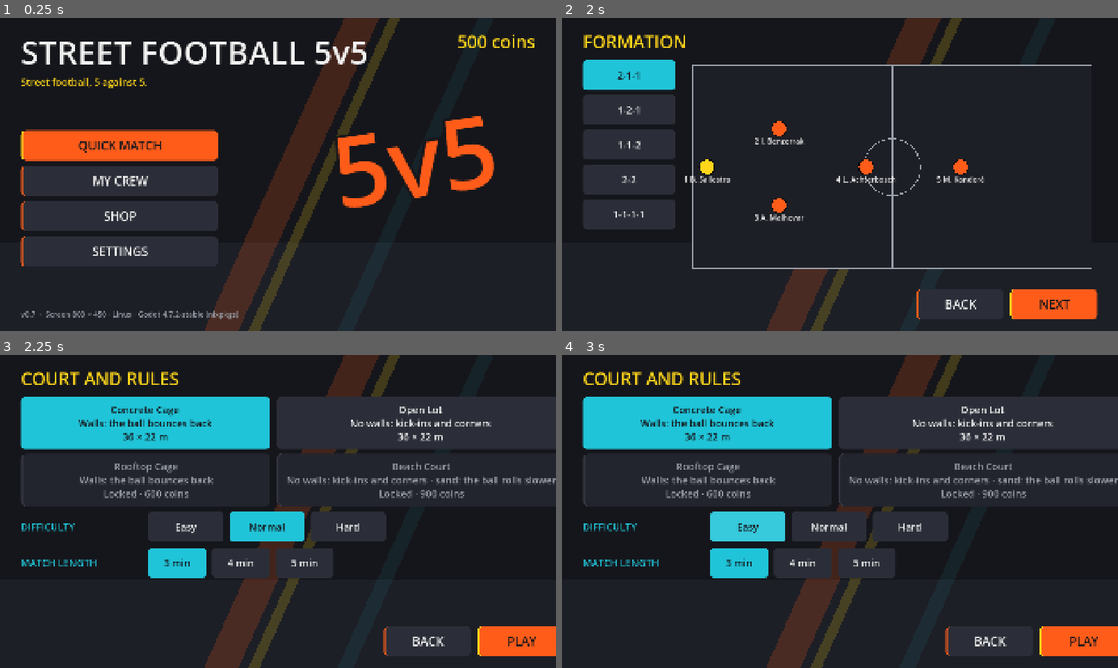
Above: before the commit, frames 1-4 (two rows, left to right).
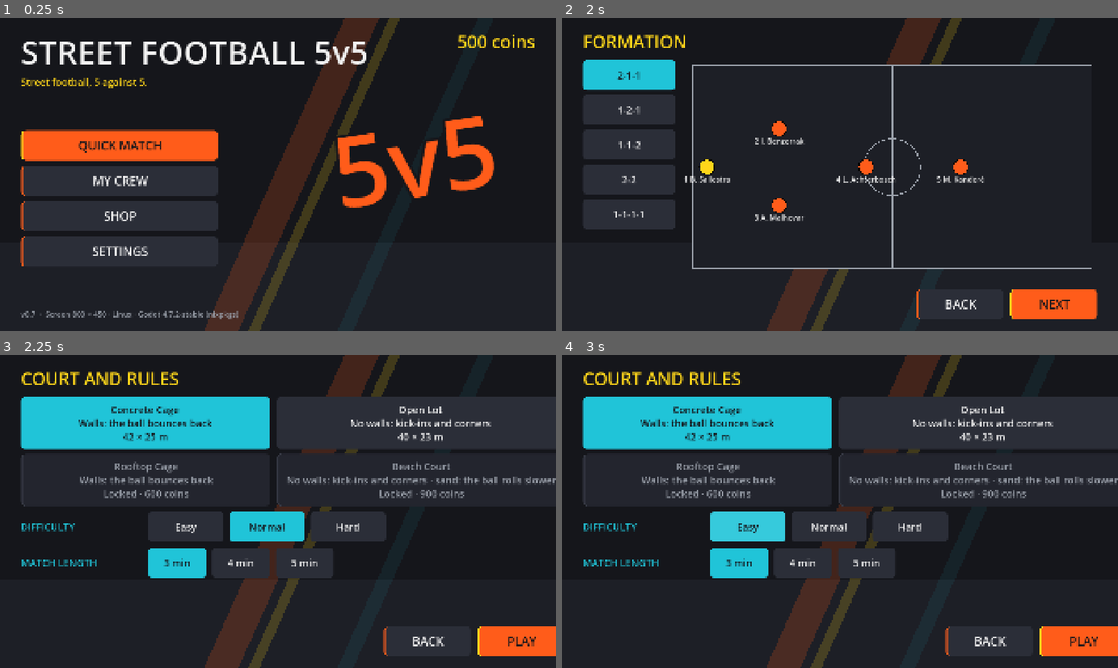
Above: after the commit, the same moments.

Repository: Ytyoussef123/RACING
Game: Godot game, scene res://scenes/menus/main_menu.tscn
Two runs of this game, one before a commit and one after it. Both use one fixed random seed, a clock stepped at 60 frames per second and the inputs below.
Inputs:
- Up to frame 1 (0.25 s): no input
- Up to frame 2 (2 s): click "QUICK MATCH" at 0.5 s; click "NEXT" at 1.25 s
- Up to frame 3 (2.25 s): click "NEXT" at 2 s
- Up to frame 4 (3 s): click "Easy" at 2.75 s

Frames 1-2 are identical in both runs. In frame 3, less than 0.1% of the frame differs, in the area x 22-78%, y 24-28%; in frame 4, less than 0.1%.

Commit message:
Street Football: kick wind-up, slide tackle on TACKLE, calmer runs after a pass, bigger pitches
- While a kick is held (power bar), the body winds up: the backswing of
  the pass or kick clip, then the strike on release.
- TACKLE always plays the slide tackle (the user's Soccer Tackle clip),
  even with nobody to tackle.
- After a pass, a give-and-go or a run in behind starts at running pace:
  no sprint until the jog time is over.
- Pitches: the two cages 36x22 -> 42x25 m (the user's size), Open Lot
  34x20 -> 40x23, Beach 32x20 -> 38x23.

Co-Authored-By: Claude Fable 5.2 <noreply@anthropic.com>
Claude-Session: https://claude.ai/code/session_01DzDgJmNS4phE2fFBij9fZM

Diff:
--- a/street-football/data/config/animation.json
+++ b/street-football/data/config/animation.json
@@ -86,7 +86,7 @@
 	"kick_arm_out": 55.0,
 	"kick_foot_reach": 0.6,
 	"kick_lunge_max": 0.25,
-	"tackle_seconds": 0.7,
+	"tackle_seconds": 0.9,
 	"tackle_lean_degrees": 25.0,
 	"tackle_drop": 0.12,
 	"tackle_leg_degrees": 60.0,
--- a/street-football/data/config/body.json
+++ b/street-football/data/config/body.json
@@ -8,15 +8,18 @@
 	"model_clips": {
 		"jog": {"file": "jog_forward.fbx"},
 		"jog_backward": {"file": "jog_backward.fbx"},
-		"pass": {"file": "soccer_pass.fbx", "start": 0.4},
-		"kick": {"file": "strike_forward_jog.fbx", "start": 0.43},
-		"kick_keeper": {"file": "drop_kick.fbx", "start": 2.07},
-		"tackle": {"file": "tackle_quick.fbx", "start": 0.1, "rate": 1.4, "out": 0.75},
+		"pass": {"file": "soccer_pass.fbx", "start": 0.4, "wind": 0.17},
+		"kick": {"file": "strike_forward_jog.fbx", "start": 0.43, "wind": 0.17},
+		"kick_keeper": {"file": "drop_kick.fbx", "start": 2.07, "wind": 0.2},
+		"tackle": {"file": "tackle_slide.fbx", "start": 0.45, "rate": 1.3, "out": 0.8},
 		"dive": {"file": "diving_save.fbx", "start": 1.0, "out": 0.8},
 		"catch": {"file": "keeper_catch.fbx", "start": 1.2},
 		"scoop": {"file": "keeper_scoop.fbx", "start": 0.6},
 		"place": {"file": "keeper_place.fbx", "start": 0.6}
 	},
+	"_windup": "While a kick is held the body goes to the clip's backswing (wind seconds before its start), fully from model_windup_full of the bar, with weight model_windup_weight.",
+	"model_windup_full": 0.35,
+	"model_windup_weight": 0.85,
 	"model_jog_stride": 2.1,
 	"model_jog_speed": 2.5,
 	"model_stride_stretch": 0.5,
--- a/street-football/data/courts/beach_sand.json
+++ b/street-football/data/courts/beach_sand.json
@@ -1,7 +1,7 @@
 {
 	"name_key": "COURT_BEACH",
-	"length": 34.0,
-	"width": 20.0,
+	"length": 38.0,
+	"width": 23.0,
 	"goal_width": 3.0,
 	"goal_height": 2.0,
 	"goal_depth": 1.0,
--- a/street-football/data/courts/cage_concrete.json
+++ b/street-football/data/courts/cage_concrete.json
@@ -1,7 +1,7 @@
 {
 	"name_key": "COURT_CAGE",
-	"length": 36.0,
-	"width": 22.0,
+	"length": 42.0,
+	"width": 25.0,
 	"goal_width": 3.0,
 	"goal_height": 2.0,
 	"goal_depth": 1.0,
--- a/street-football/data/courts/open_lot.json
+++ b/street-football/data/courts/open_lot.json
@@ -1,7 +1,7 @@
 {
 	"name_key": "COURT_OPEN",
-	"length": 36.0,
-	"width": 22.0,
+	"length": 40.0,
+	"width": 23.0,
 	"goal_width": 3.0,
 	"goal_height": 2.0,
 	"goal_depth": 1.0,
--- a/street-football/data/courts/rooftop_cage.json
+++ b/street-football/data/courts/rooftop_cage.json
@@ -1,7 +1,7 @@
 {
 	"name_key": "COURT_ROOFTOP",
-	"length": 32.0,
-	"width": 20.0,
+	"length": 42.0,
+	"width": 25.0,
 	"goal_width": 3.0,
 	"goal_height": 2.0,
 	"goal_depth": 1.0,
--- a/street-football/scripts/ai/after_pass.gd
+++ b/street-football/scripts/ai/after_pass.gd
@@ -3,7 +3,8 @@
 ## What a player does just after his pass (AI players, and the human's player once the control has
 ## gone to the receiver): he stops for a moment looking at the ball, then jogs to his next place
 ## (backward, still facing the ball, when that place is behind him; forward otherwise), and only
-## then runs again. A give-and-go or a run in behind starts right after the short stop.
+## then runs again. A give-and-go or a run in behind starts right after the short stop, at running
+## pace (no sprint) until the jog time is over.
 ## The other side winning the ball ends it at once. Numbers: data/config/ai.json (after_pass_*).
 
 
@@ -27,9 +28,10 @@
 		intent.sprint = false
 		intent.face = to_ball
 		return
+	intent.sprint = false
+	# A give-and-go or a run in behind: at running pace first, the sprint comes after.
 	if state.run_left > 0.0 or state.go_left > 0.0:
 		return
-	intent.sprint = false
 	intent.move = intent.move.limit_length(Steering.num("after_pass_jog_speed", 0.7))
 	if intent.move.dot(to_ball) < 0.0:
 		intent.face = to_ball
--- a/street-football/scripts/gameplay/model_body.gd
+++ b/street-football/scripts/gameplay/model_body.gd
@@ -91,7 +91,8 @@
 
 ## Poses the skeleton: the RigPose first, then the recorded jog when running, then the clip of
 ## `action` (if any) at `time` seconds, mirrored for side -1.
-func apply(p: RigPose, action: String, time: float, duration: float, side: float, keeper: bool) -> void:
+func apply(p: RigPose, action: String, time: float, duration: float, side: float, keeper: bool,
+		windup: String = "", windup_amount: float = 0.0) -> void:
 	if _skeleton == null:
 		return
 	var v := p.v
@@ -132,6 +133,13 @@
 	var loco: Animation = _clips.get("jog_backward" if _backward else "jog", null)
 	if loco != null and _run > 0.01:
 		hips_at.y = lerpf(hips_at.y, _blend_clip(locals, loco, _phase * loco.length, _run, false, hips_index, hips_at.y), _run)
+	# Wind-up while a kick is being charged: the clip's backswing, before its contact.
+	var wind_key := windup + "_keeper" if keeper and _clips.has(windup + "_keeper") else windup
+	if action.is_empty() and windup_amount > 0.01 and _clips.has(wind_key):
+		var wind_setup: Dictionary = _setups[wind_key]
+		var wind_at := maxf(0.0, float(wind_setup.get("start", 0.0)) - float(wind_setup.get("wind", 0.15)))
+		var wind_w := smoothstep(0.0, float(_cfg("model_windup_full", 0.35)), windup_amount) * float(_cfg("model_windup_weight", 0.85))
+		hips_at.y = lerpf(hips_at.y, _blend_clip(locals, _clips[wind_key], wind_at, wind_w, side < 0.0, hips_index, hips_at.y), wind_w)
 	# The action's recorded movement.
 	var key := action + "_keeper" if keeper and _clips.has(action + "_keeper") else action
 	if _clips.has(key):
--- a/street-football/scripts/gameplay/player.gd
+++ b/street-football/scripts/gameplay/player.gd
@@ -69,6 +69,13 @@
 	_rig.refresh()
 	_animator.keeper = is_keeper
 	_animator.holding = ball_in_hands
+	# A held kick winds the body up: the shot or clearance, or the pass.
+	_animator.windup = ""
+	_animator.windup_amount = 0.0
+	if handling.bar_shown():
+		_animator.windup = "kick" if handling.is_charging or handling.held_kick.kind == "clear" else "pass"
+		_animator.windup_amount = handling.bar_value()
+		_animator.windup_side = -1.0 if preferred_foot == "left" else 1.0
 	_animator.update(delta, motion.velocity, motion.facing, motion.turn_rate, motion.top_speed(true))
 
 
--- a/street-football/scripts/gameplay/player_animator.gd
+++ b/street-football/scripts/gameplay/player_animator.gd
@@ -33,6 +33,10 @@
 var _walk: float = 0.0
 var _clock: float = 0.0
 var _action: String = ""
+## A kick being charged ("pass" or "kick") and how far (0..1): the body winds up (ModelBody).
+var windup: String = ""
+var windup_amount: float = 0.0
+var windup_side: float = 1.0
 ## A skinned 3D body worn instead of the coded one (ModelBody), or null.
 var model: ModelBody = null
 var _action_time: float = 0.0
@@ -100,7 +104,7 @@
 	if model != null:
 		var backward := forward < _n("backpedal_threshold", -0.4) * speed
 		model.advance(delta, speed, backward, (1.0 - _walk) * _move)
-		model.apply(_pose, _action, _action_time, _action_duration, _side, keeper)
+		model.apply(_pose, _action, _action_time, _action_duration, _side if not _action.is_empty() else windup_side, keeper, windup, windup_amount)
 
 
 ## The running cycle advances with the distance covered (longer strides when faster), backward
--- a/street-football/scripts/gameplay/tackle_rules.gd
+++ b/street-football/scripts/gameplay/tackle_rules.gd
@@ -1,7 +1,7 @@
 class_name TackleRules
 extends RefCounted
 ## A tackle: in reach of an opponent's ball, it may knock the ball loose; a miss slows the tackler.
-## Tackling when nobody has the ball does nothing (no penalty).
+## Tackling when nobody has the ball only plays the slide (no penalty).
 ## Numbers: data/config/player.json (tackle_*), plus the AI difficulty bonus.
 
 
@@ -9,9 +9,10 @@
 	var possession := ctx.possession
 	var carrier := possession.holder
 	var ball := ctx.ball
+	# The slide is always played on TACKLE, even with nobody to tackle.
+	tackler.animate("tackle")
 	if carrier == null or carrier.team == tackler.team:
 		return false
-	tackler.animate("tackle")
 	var in_reach := tackler.flat_distance_to(ball.position) <= _cfg("tackle_reach", 1.3)
 	if not in_reach or is_protected(carrier, ctx):
 		tackler.stun_timer = _cfg("tackle_whiff_stun", 0.35)
